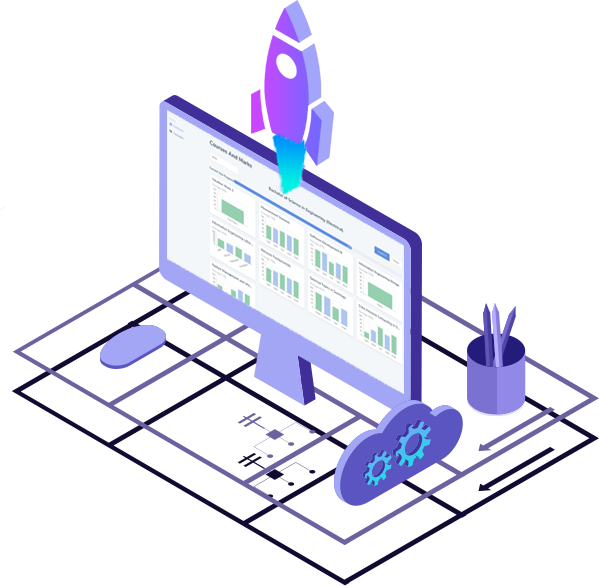
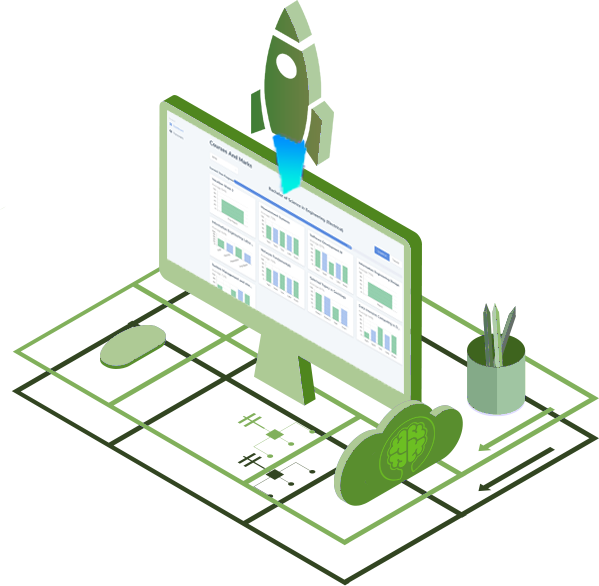
Two versions of the same layered image (599×586). Layer-by-layer changes:
added layer "Logo Solid transparent-01" above "Layer 3" over [379, 415, 435, 482]
painted on "Layer 1" over [0, 0, 599, 586]
